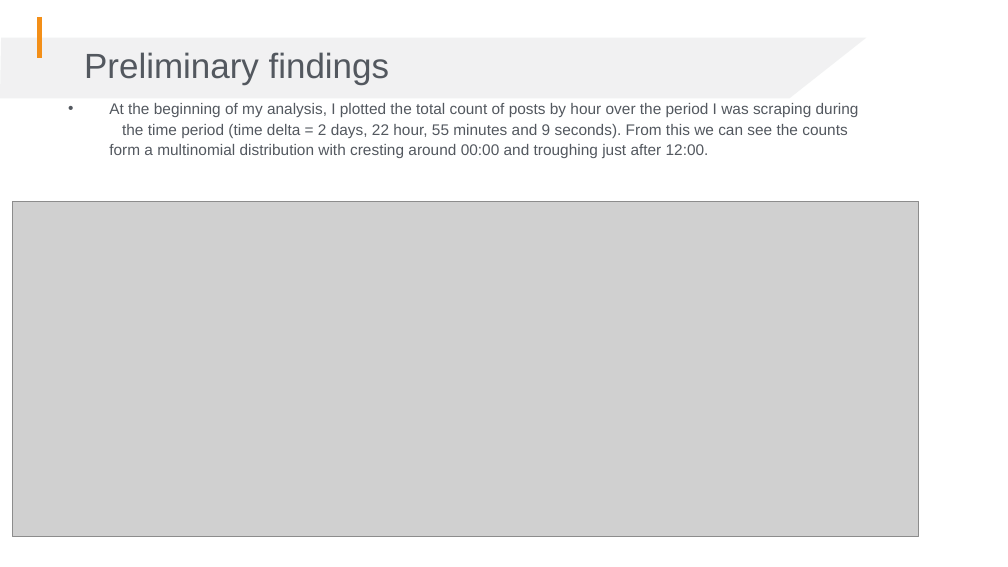
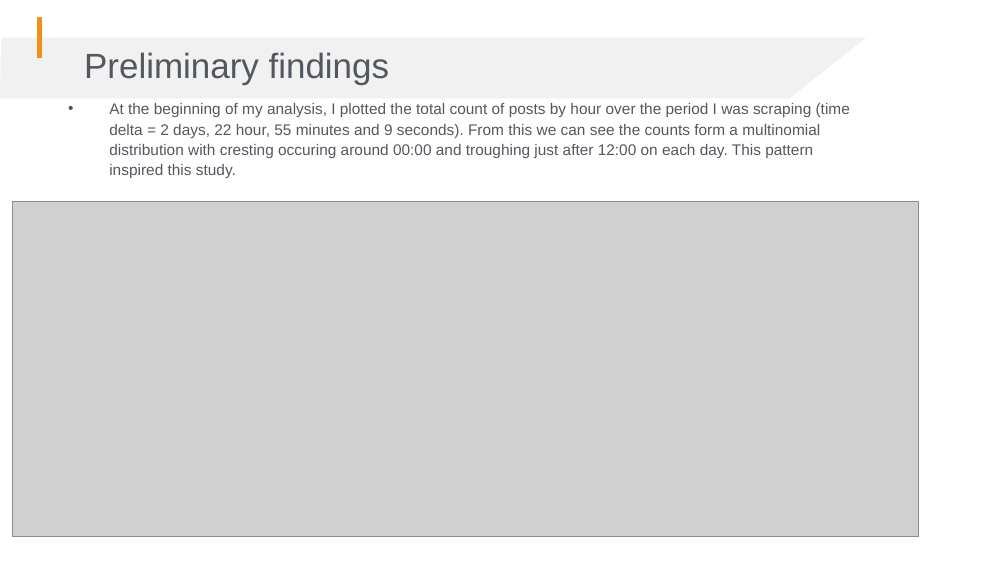
Before and after one commit to Jameshskelton/Simple-Reddit-Scraper, a slide deck: slide 4 of G103-capstone-1-pres-draft-1.pptx. Drawn at 1008x567 pixels with LibreOffice and Linux fonts; fonts in the diff are those of the drawing; grey boxes stand for pictures; background and template pictures are left out. Boxes give left, top, right and bottom in pixels: in the first picture for what was removed or moved away, otherwise in the second. Text is boxed around its words. In the diff, an @@ line names an element or a change of style, - is before the commit and + after.

```diff
--- a/G103-capstone-1-pres-draft-1.pptx
+++ b/G103-capstone-1-pres-draft-1.pptx
@@ text at box(109, 103, 850, 178): text changed @@
-• At the beginning of my analysis, I plotted the total count of posts by hour over the period I was scraping during the time period (time delta = 2 days, 22 hour, 55 minutes and 9 seconds). From this we can see the counts form a multinomial distribution with cresting around 00:00 and troughing just after 12:00.
+• At the beginning of my analysis, I plotted the total count of posts by hour over the period I was scraping (time delta = 2 days, 22 hour, 55 minutes and 9 seconds). From this we can see the counts form a multinomial distribution with cresting occuring around 00:00 and troughing just after 12:00 on each day. This pattern inspired this study.
```
Also in this commit, not shown: 3 other slides changed, 1 other file.
